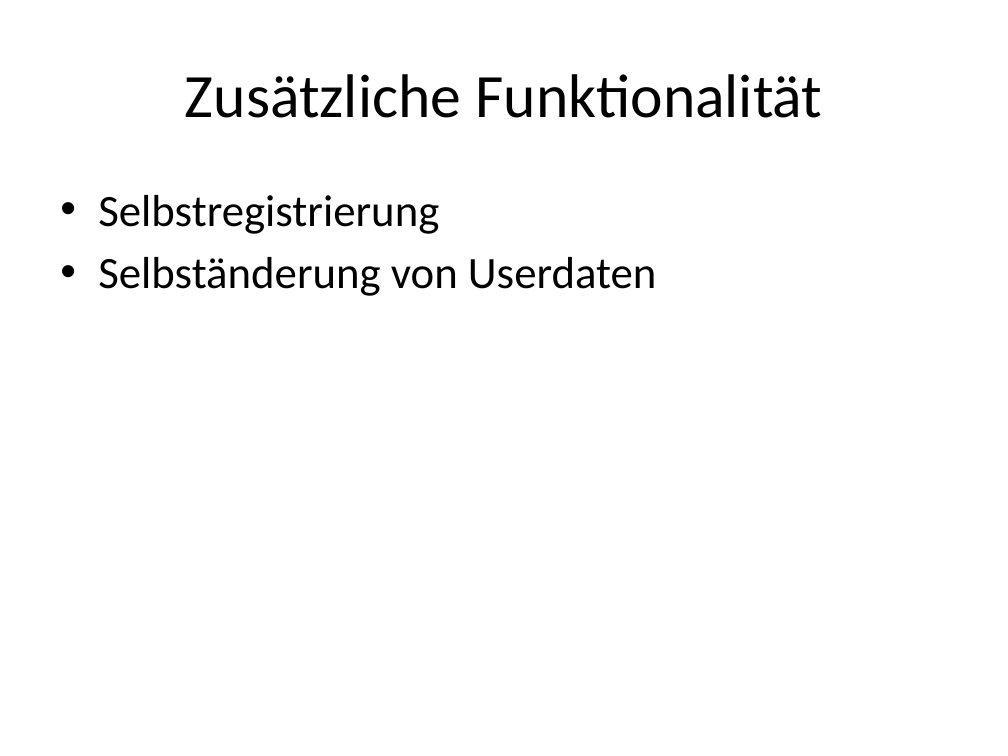
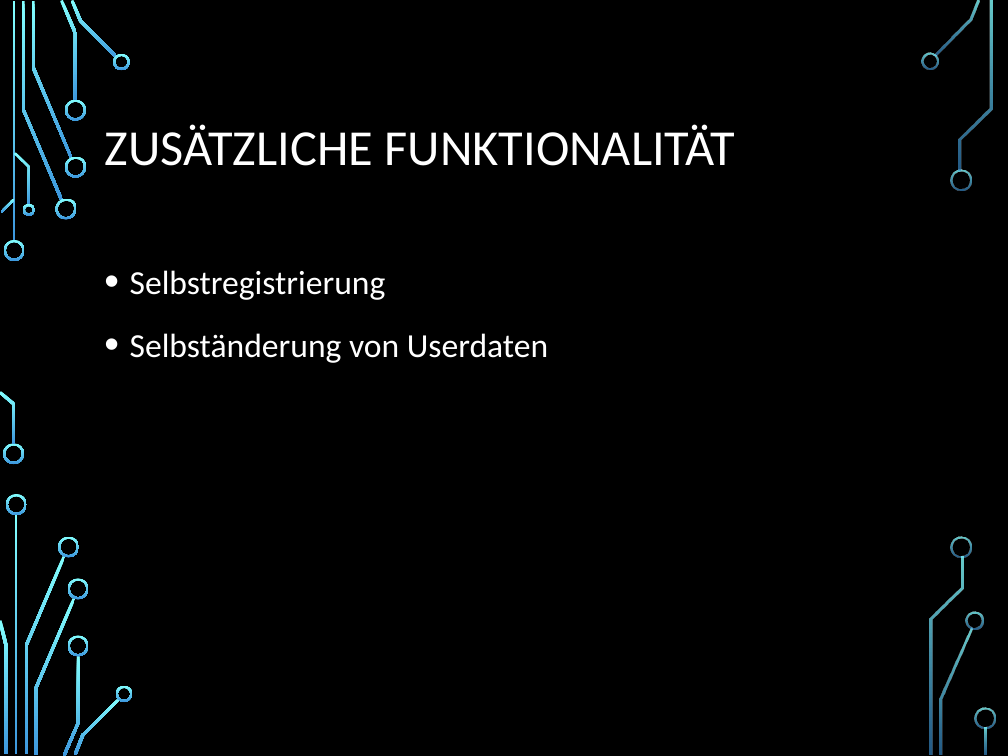
Before and after one commit to SanctumDesert/ZitateSammler, a slide deck: slide 7 of Zitatesammlung.pptx. Drawn at 1008x756 pixels with LibreOffice and Linux fonts; fonts in the diff are those of the drawing; background and template pictures are left out. Boxes give left, top, right and bottom in pixels: in the first picture for what was removed or moved away, otherwise in the second. Text is boxed around its words. In the diff, an @@ line names an element or a change of style, - is before the commit and + after.

```diff
--- a/Zitatesammlung.pptx
+++ b/Zitatesammlung.pptx
@@ background #FFFFFF to picture (left out) @@
@@ title at [104,124,736,166]: text changed; size 44 to 36 pt; text colour #000000 to #FFFFFF @@
-Zusätzliche Funktionalität
+ZUSÄTZLICHE FUNKTIONALITÄT
@@ text "Selbstregistrierung": place and size @@
-text "Selbstregistrierung" at [98,195,656,296]
+text "Selbstregistrierung" at [130,270,548,363]
@@ text "Selbstregistrierung" at [130,270,548,363]: size 32 to 24 pt, text colour #000000 to #FFFFFF; indent changed; line spacing 1 to 1.2; more space between paragraphs @@
@@ group added at [0,0,995,756]: 33 freeform shapes, 3 rectangles @@
```
Also in this commit, not shown: 16 other slides changed, 2 slides added, 14 other files.
